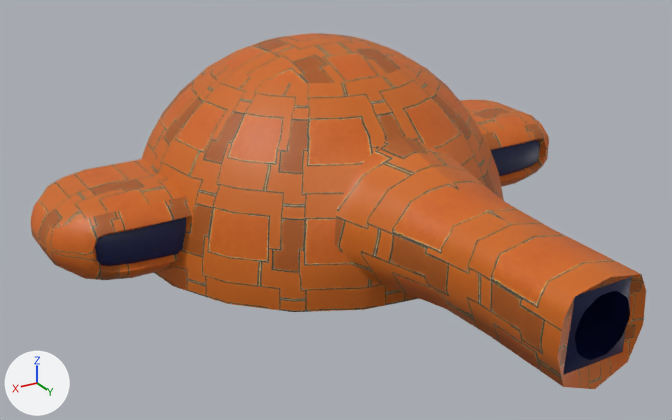
An edit to the FBX model Assets/Art/Environment/Ship/Ship/Ship_Top.fbx, drawn before and after from the same camera.
Camera for both pictures: a 50 mm lens placed at (21.5, 37.7, 19.2), pointed at (1.9, 4.9, 2.8). The lights are fixed; the arrows at lower left show +X, +Y and +Z. Where no turn or scale is listed for an object, it has been applied to the vertices. Vertices at the same position are counted once.
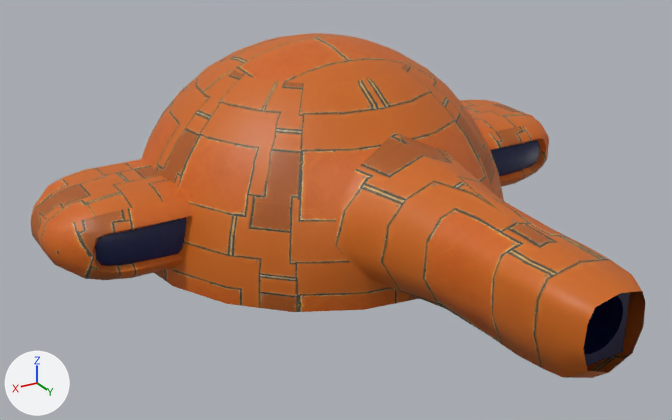
Where the change shows, as pixel boxes (x1, y1, x2, y2) in the pictures (672 x 420 px):
'polySurface66', surface changed, reshaped: before (142, 33, 646, 389); after (142, 33, 645, 378)
'polySurface63', surface changed: (31, 100, 549, 280) in both
'polySurface77', deleted (blue): before (563, 277, 631, 375)
'polySurface75', added (blue): after (584, 292, 630, 366)
part 2 of me_mesh_004, built on: before (368, 143, 646, 389); after (368, 143, 645, 378)

Edits to the bpy script that builds the scene:
```text
Change mat_orangemetal:
    where n4 = _N.new('ShaderNodeMapping'); n4.name = 'Mapping'
    n4.inputs[3].default_value: (0.0667, 0.0667, 1.0) -> (0.1, 0.1, 1.0)  # 'Scale'
Change me_mesh:
    where me_mesh.from_pydata(...)  # 308 vertices, 294 faces; spans x -13.8..13.8, y -3.6..3.6, z 0.5..4.3
    used by ob_polysurface63; location = (0.0, 0.0, 0.0)
    me_mesh part 1: texture (UV) coordinates of 230 of 294 faces, centred in x -13.7..13.7, y -3.2..3.6, z 0.5..4.3, changed; they spanned u 0.37..0.83, v 0.09..0.32 and now span u 0.36..0.83, v 0.08..0.33
Change me_mesh_004:
    used by ob_polysurface66; location = (0.0, 0.0, 0.0)
    remove me_mesh_004.from_pydata(...)  # 577 vertices, 616 faces; spans x -9.4..9.4, y -9.4..19.2, z 0.0..9.4
    add me_mesh_004.from_pydata(...)  # 607 vertices, 634 faces; spans x -9.4..9.4, y -9.4..19.6, z 0.0..9.4
    me_mesh_004 part 2
    10 vertices are removed from x -2.0..2.0, y 19.1..19.2, z 0.9..5.3
    20 faces are deleted
    2 vertices move from x 0.0, y 11.9..14.8, z 5.3..5.4 to x 0.0, y 11.9..14.8, z 5.4..5.8
    35 vertices are added at x -1.9..1.9, y 16.6..19.6, z 1.0..5.3
    5 new vertices lie (0.0, 1.6, 0.0) away from vertices in x -2.0..2.0, y 15.1..15.3, z 0.9..2.9
    40 new faces join them, mat_orangemetal
    remove me_mesh_004.materials.append(mat_toilet)  # grey #bcbcbc
    add me_mesh_004.materials.append(mat_lambert13)  # grey #bcbcbc
Add me_mesh_011_1:
    me_mesh_011_1.from_pydata(...)  # 30 vertices, 20 faces; spans x -1.39..1.39, y 18.91..18.97, z 1.88..4.88
    me_mesh_011_1.materials.append(mat_trimsheet_2material4)  # picture img_trimsheet_png
Remove ob_polysurface77:
    ob_polysurface77 = bpy.data.objects.new('polySurface77', me_mesh_011)
    ob_polysurface77.location = (0.0, 0.0, 0.0)
Add ob_polysurface75:
    ob_polysurface75 = bpy.data.objects.new('polySurface75', me_mesh_011_1)
    ob_polysurface75.location = (0.0, 0.0, 0.0)
```
